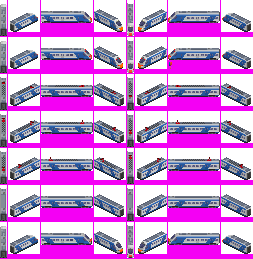
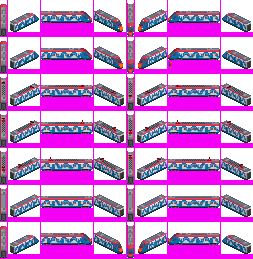
Layers edited between the first and the second 253 × 259 image:
showed "0.0_2&1.0 overlap" over [85, 19, 175, 258]
hid "0.0_1 overlap" over [85, 19, 175, 258]
painted on "head" over [0, 3, 246, 36]
painted on "wag" over [0, 188, 246, 216]
painted on "head e" over [0, 40, 246, 73]
painted on "mot d" over [0, 77, 246, 105]
painted on "mot" over [0, 114, 246, 142]
painted on "wag mot 2" over [0, 151, 246, 179]
painted on "head fake" over [0, 225, 246, 258]
